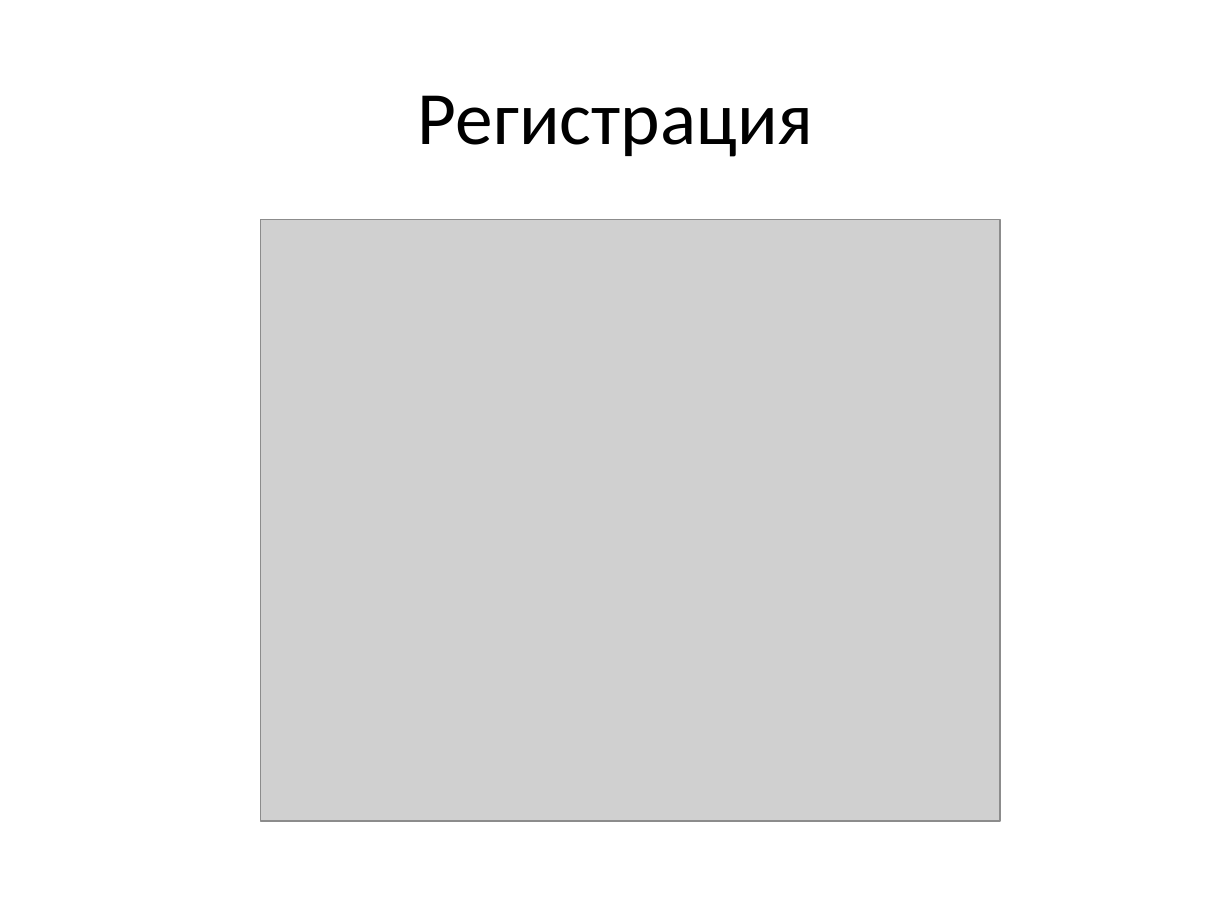
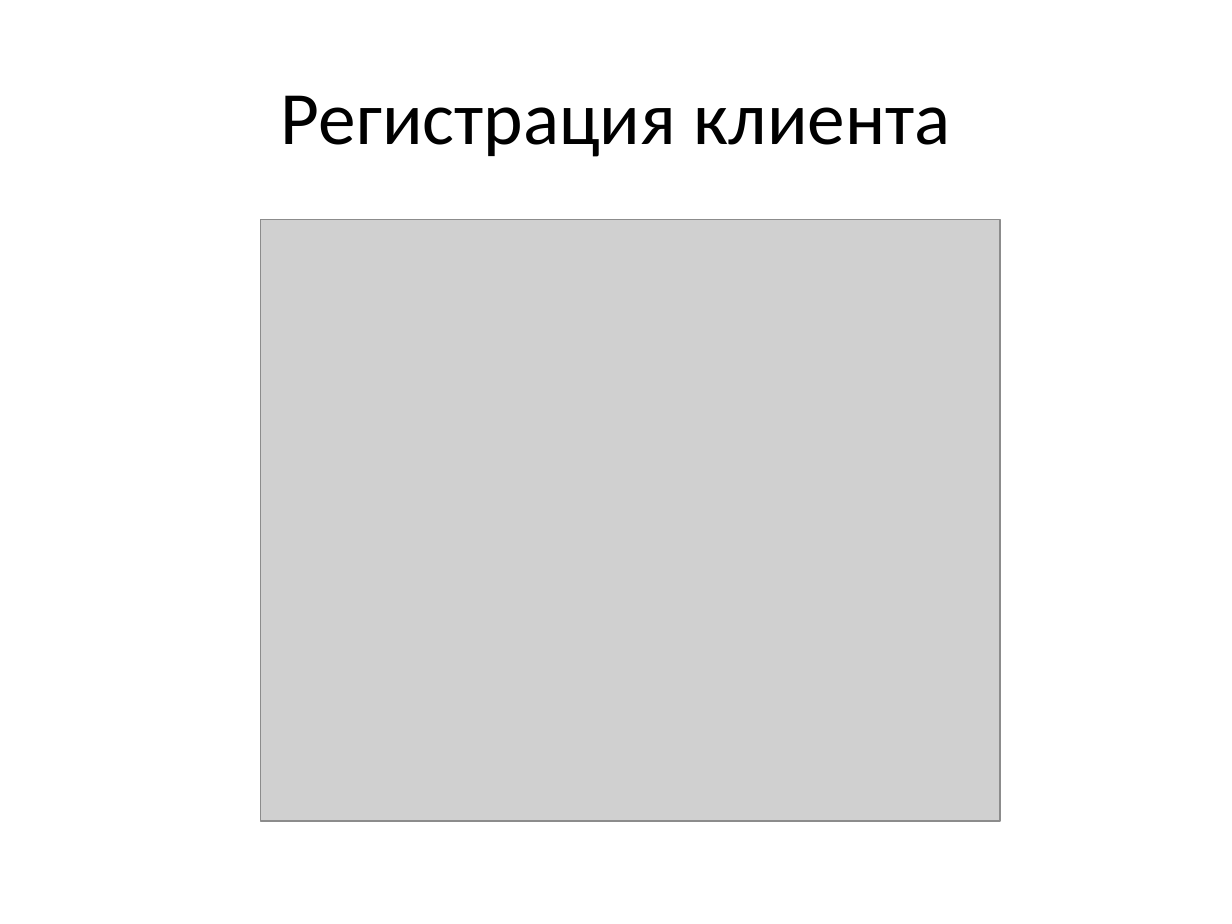
Before and after one commit to MikhailGlushko/FinalProject, a slide deck: slide 8 of doc/README.pptx. Drawn at 1232x924 pixels with LibreOffice and Linux fonts; fonts in the diff are those of the drawing; grey boxes stand for pictures. Boxes give left, top, right and bottom in pixels: in the first picture for what was removed or moved away, otherwise in the second. Text is boxed around its words. In the diff, an @@ line names an element or a change of style, - is before the commit and + after.

```diff
--- a/doc/README.pptx
+++ b/doc/README.pptx
@@ title at [281,95,951,157]: text changed @@
-Регистрация
+Регистрация клиента
```
Also in this commit, not shown: 2 other slides changed, 1 slide added, 41 other files.
